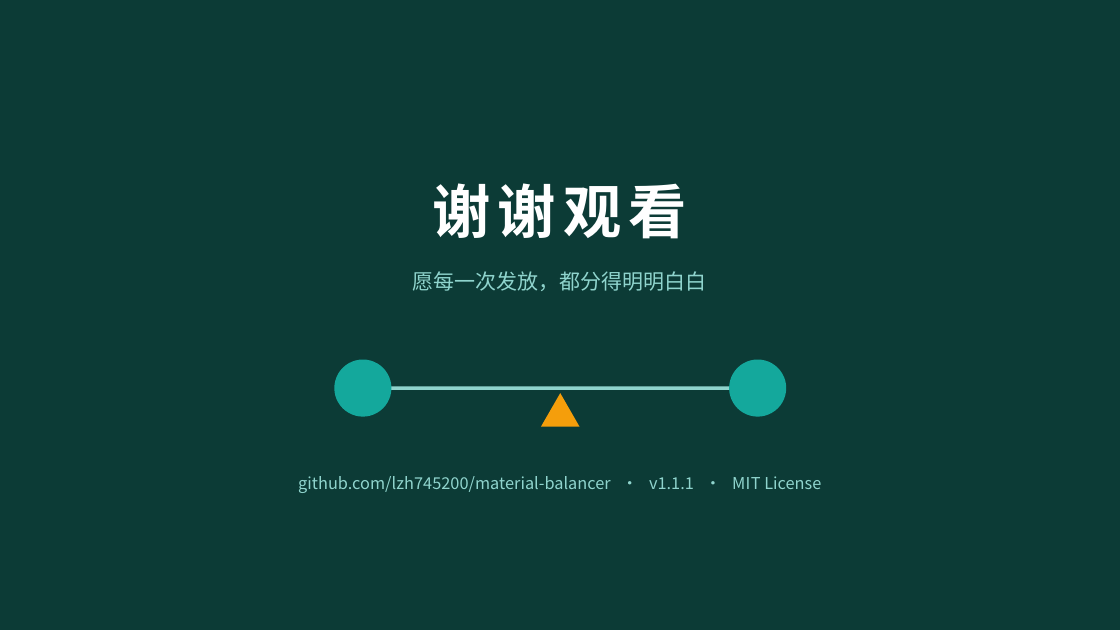
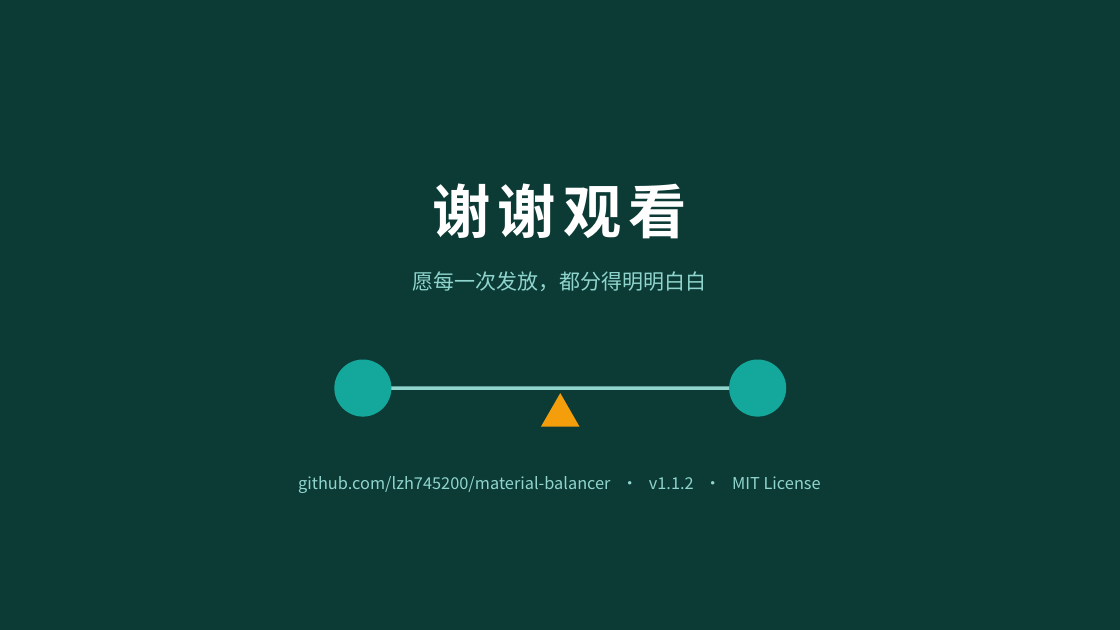
Before and after one commit to lzh745200/material-balancer, a slide deck: slide 44 of docs/系统介绍.pptx. Drawn at 1120x630 pixels with LibreOffice and Linux fonts; fonts in the diff are those of the drawing. Boxes give left, top, right and bottom in pixels: in the first picture for what was removed or moved away, otherwise in the second. Text is boxed around its words. In the diff, an @@ line names an element or a change of style, - is before the commit and + after.

```diff
--- a/docs/系统介绍.pptx
+++ b/docs/系统介绍.pptx
@@ text at [298,476,821,493]: text changed @@
-github.com/lzh745200/material-balancer · v1.1.1 · MIT License
+github.com/lzh745200/material-balancer · v1.1.2 · MIT License
```
Also in this commit, not shown: 4 other slides changed, 30 other files.
